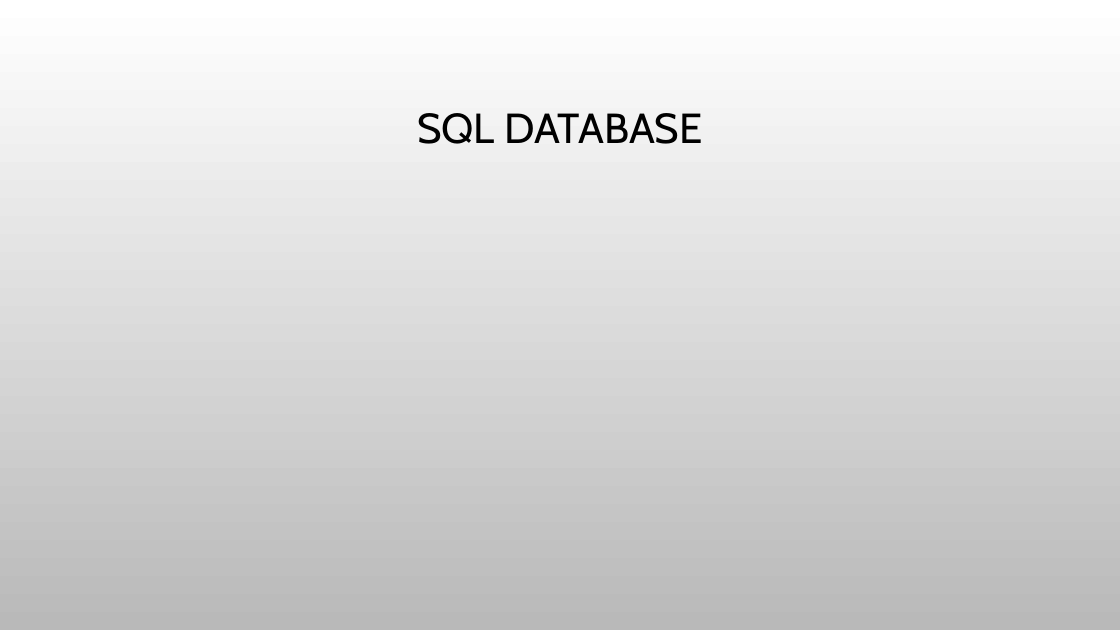
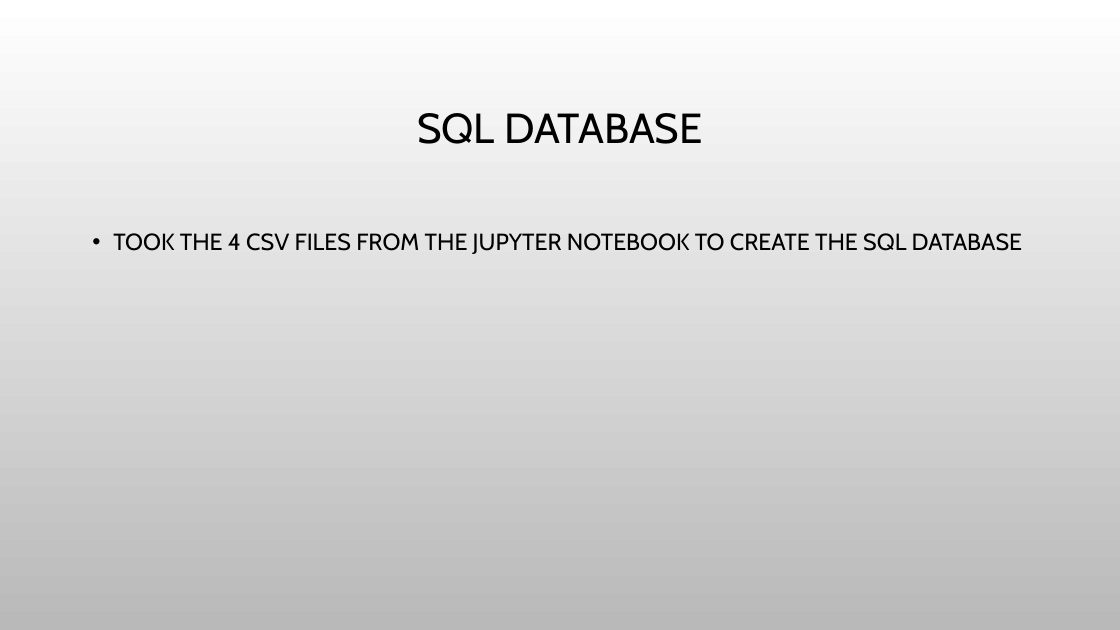
Before and after one commit to lathamlm/Project-03, a slide deck: slide 4 of presentation.pptx. Drawn at 1120x630 pixels with LibreOffice and Linux fonts; fonts in the diff are those of the drawing; background and template pictures are left out. Boxes give left, top, right and bottom in pixels: in the first picture for what was removed or moved away, otherwise in the second. Text is boxed around its words. In the diff, an @@ line names an element or a change of style, - is before the commit and + after.

Commit message:
Add files via upload
Updated presentation

```diff
--- a/presentation.pptx
+++ b/presentation.pptx
@@ text added at [113,233,1022,254], 20 pt, text #000000 @@
+• TOOK THE 4 CSV FILES FROM THE JUPYTER NOTEBOOK TO CREATE THE SQL DATABASE
```
Also in this commit, not shown: 4 other slides changed.
